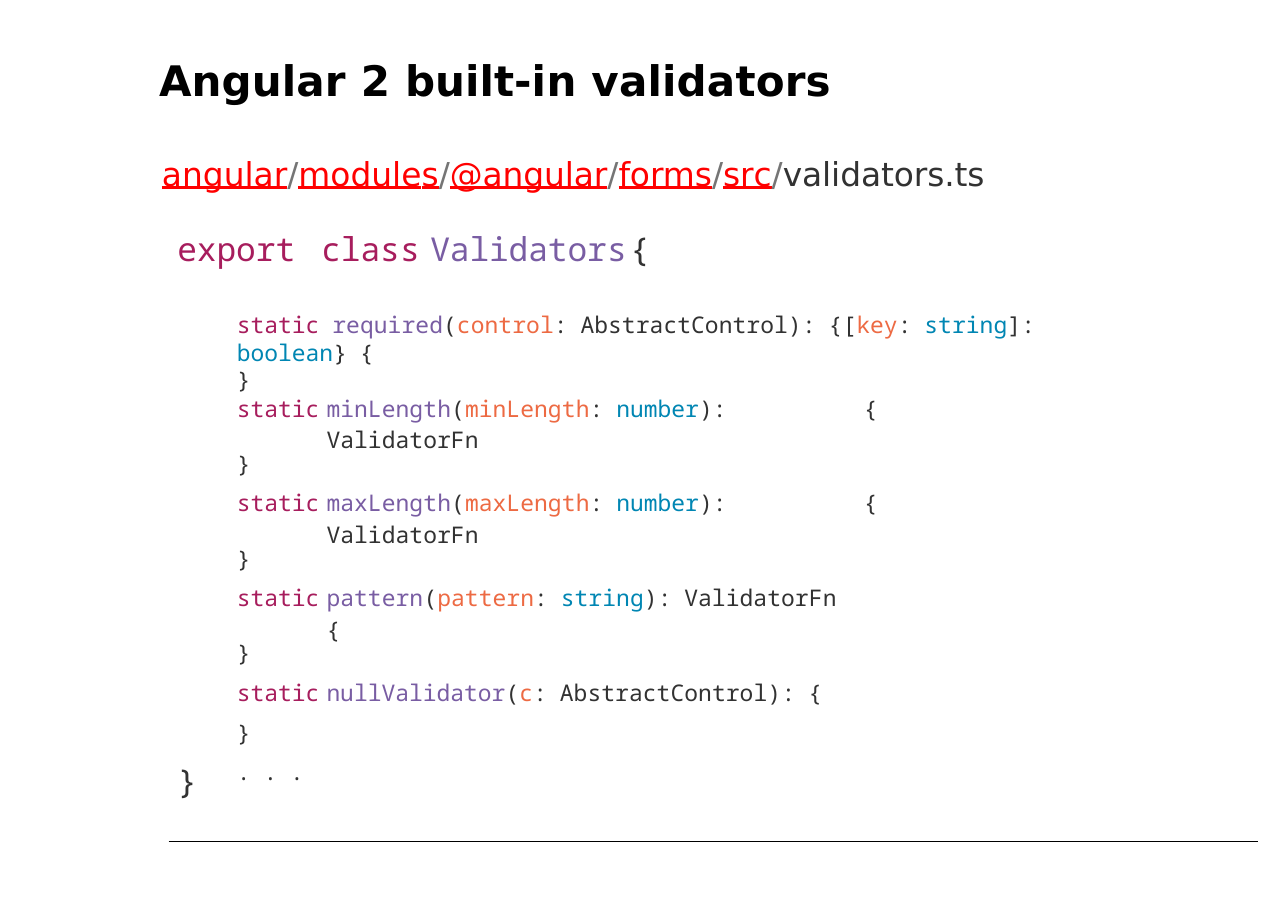
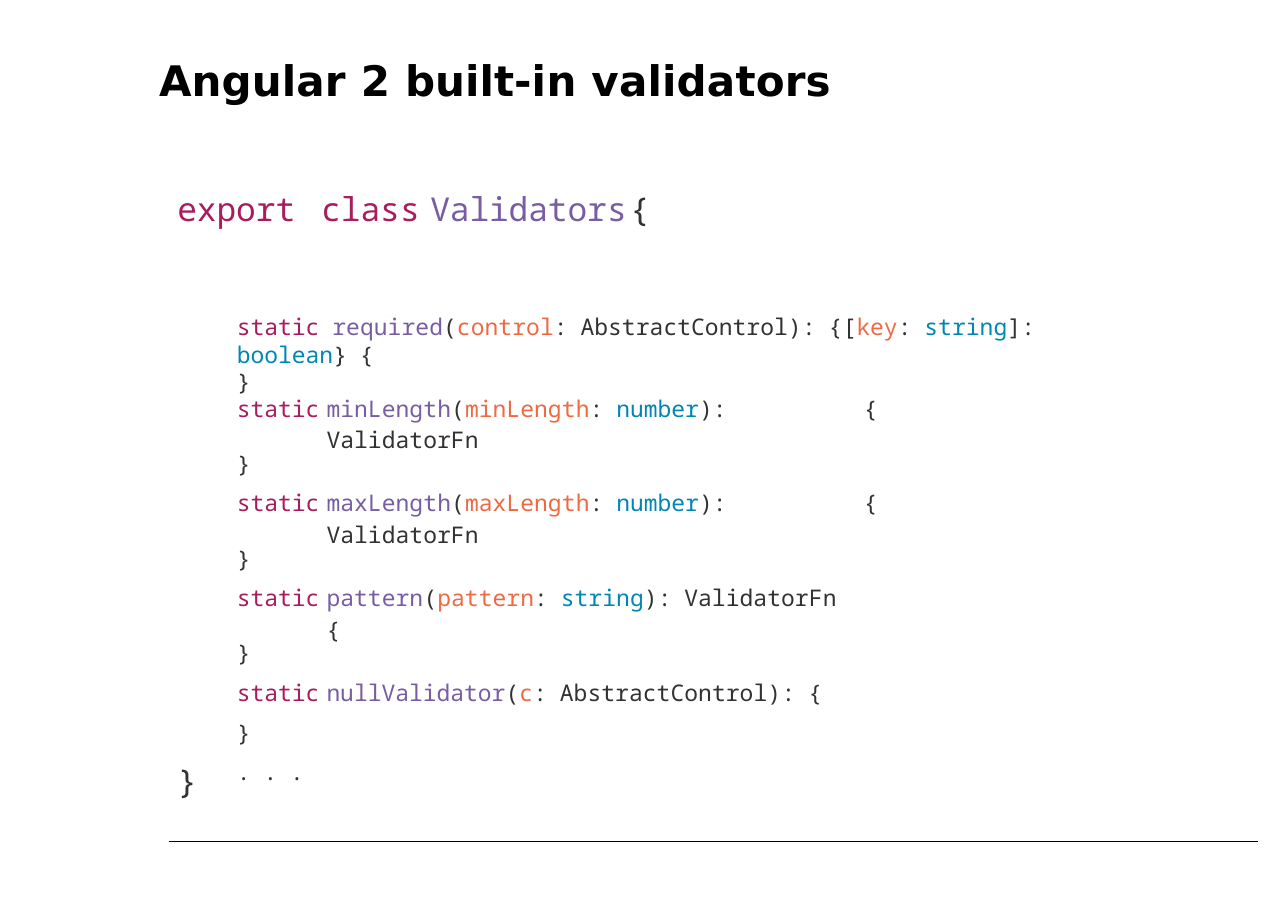
Before and after one commit to petereijgermans11/workshop-angular7, a slide deck: slide 55 of PPT/06- Angular Forms.pptx (slide 51 before the commit). Drawn at 1288x911 pixels with LibreOffice and Linux fonts; fonts in the diff are those of the drawing. Boxes give left, top, right and bottom in pixels: in the first picture for what was removed or moved away, otherwise in the second. Text is boxed around its words. In the diff, an @@ line names an element or a change of style, - is before the commit and + after.

Commit message:
forms exercises

```diff
--- a/PPT/06- Angular Forms.pptx
+++ b/PPT/06- Angular Forms.pptx
@@ text at (x1=162, y1=161, x2=985, y2=193): paragraph removed @@
-angular/modules/@angular/forms/src/validators.ts
```
Also in this commit, not shown: 4 other slides changed, 5 slides added, 3 other files.
